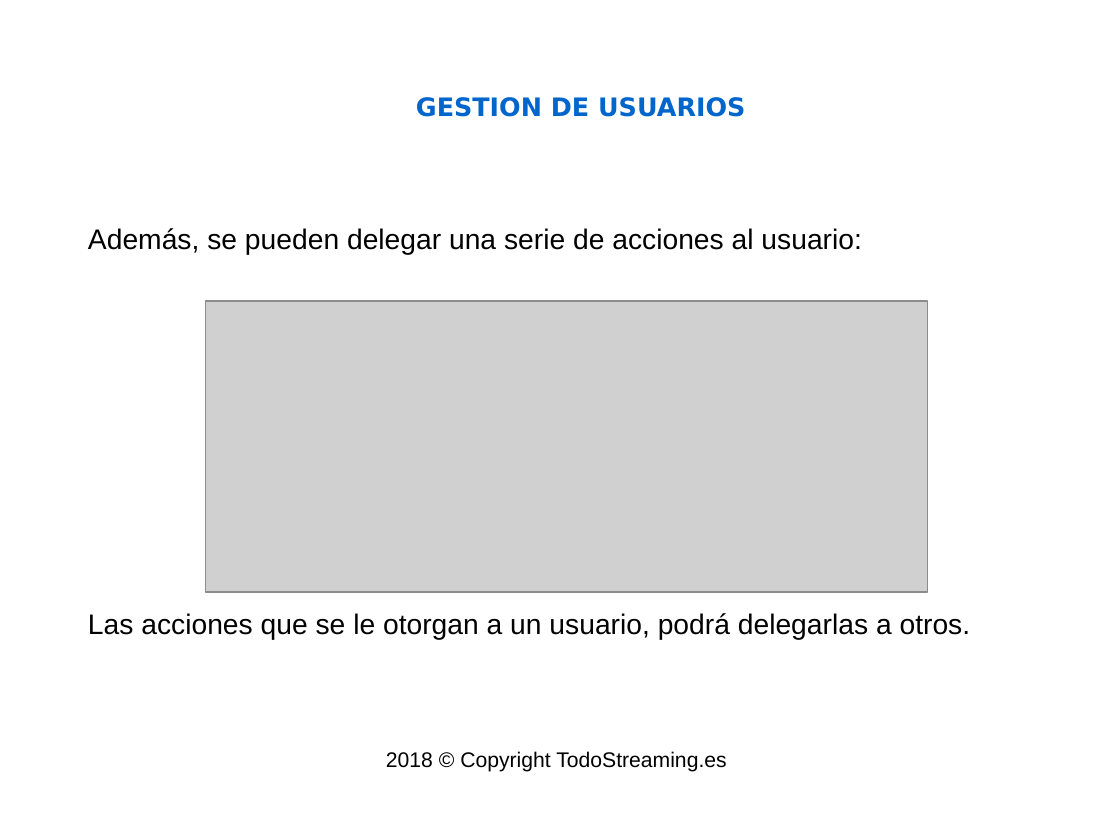
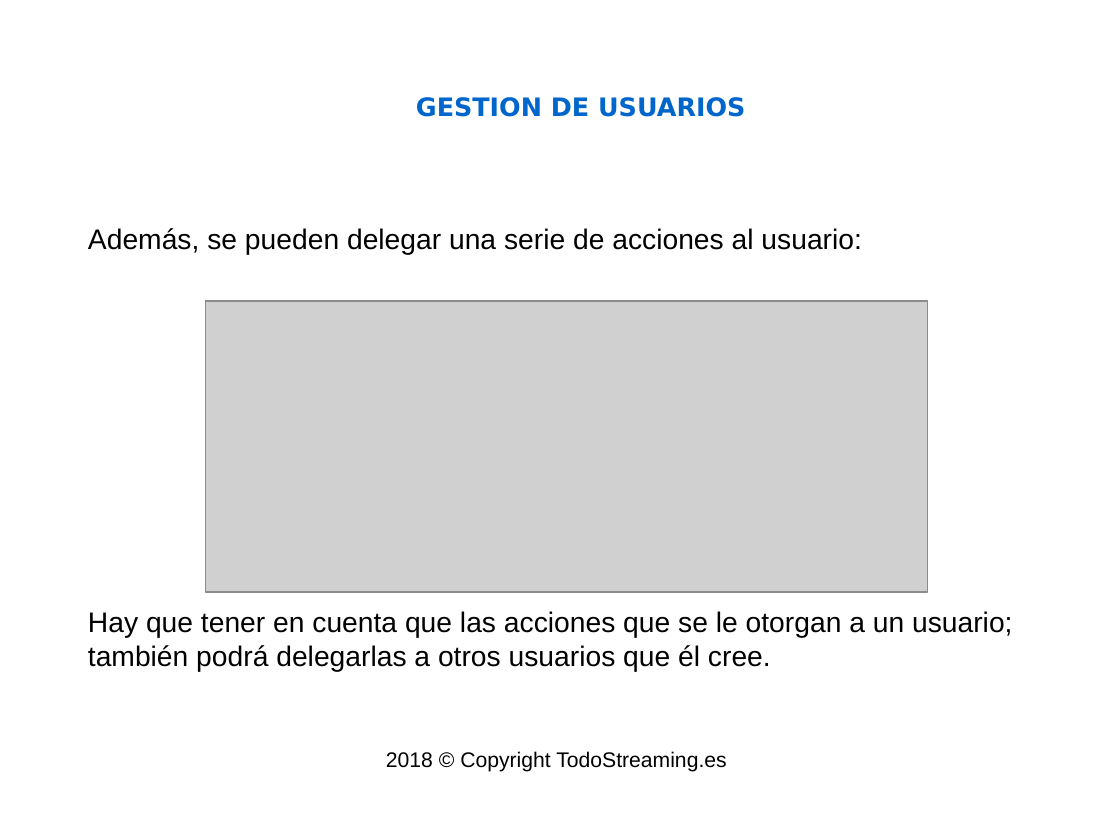
Before and after one commit to isaacml/instore, a slide deck: slide 4 of docs/Manual Administrador.odp. Drawn at 1120x840 pixels with LibreOffice and Linux fonts; fonts in the diff are those of the drawing; grey boxes stand for pictures; background and template pictures are left out. Boxes give left, top, right and bottom in pixels: in the first picture for what was removed or moved away, otherwise in the second. Text is boxed around its words. In the diff, an @@ line names an element or a change of style, - is before the commit and + after.

```diff
--- a/docs/Manual Administrador.odp
+++ b/docs/Manual Administrador.odp
@@ text at box(88, 611, 1012, 672): text changed @@
-Las acciones que se le otorgan a un usuario, podrá delegarlas a otros.
+Hay que tener en cuenta que las acciones que se le otorgan a un usuario; también podrá delegarlas a otros usuarios que él cree.
```
Also in this commit, not shown: 2 other slides changed, 3 slides added, 1 slide removed, 11 other files.
